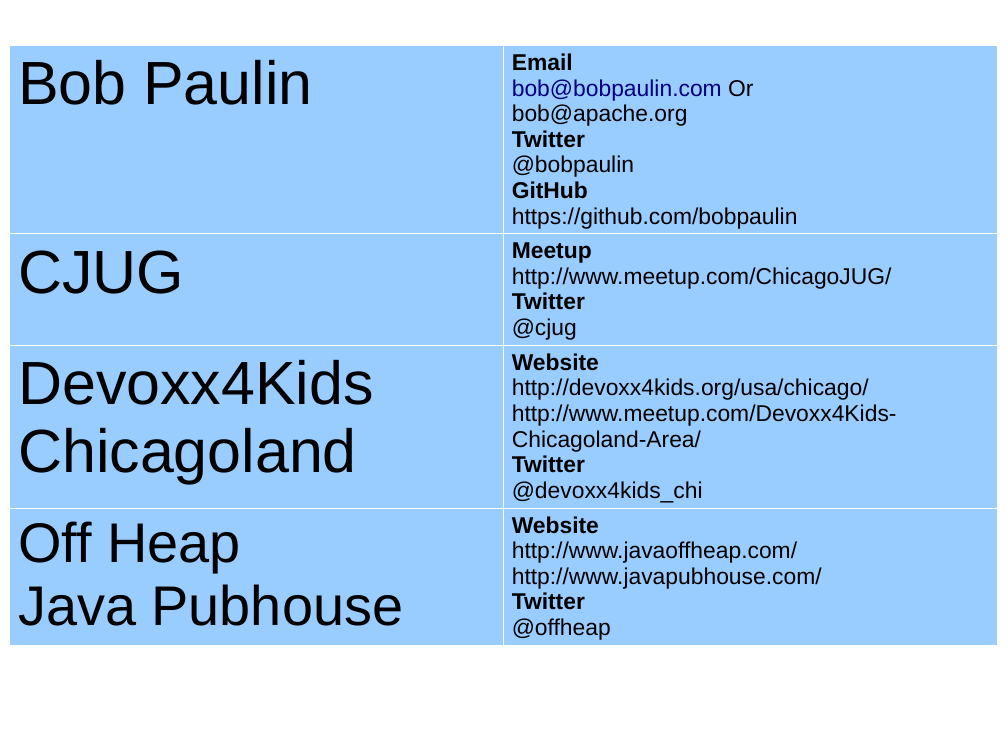
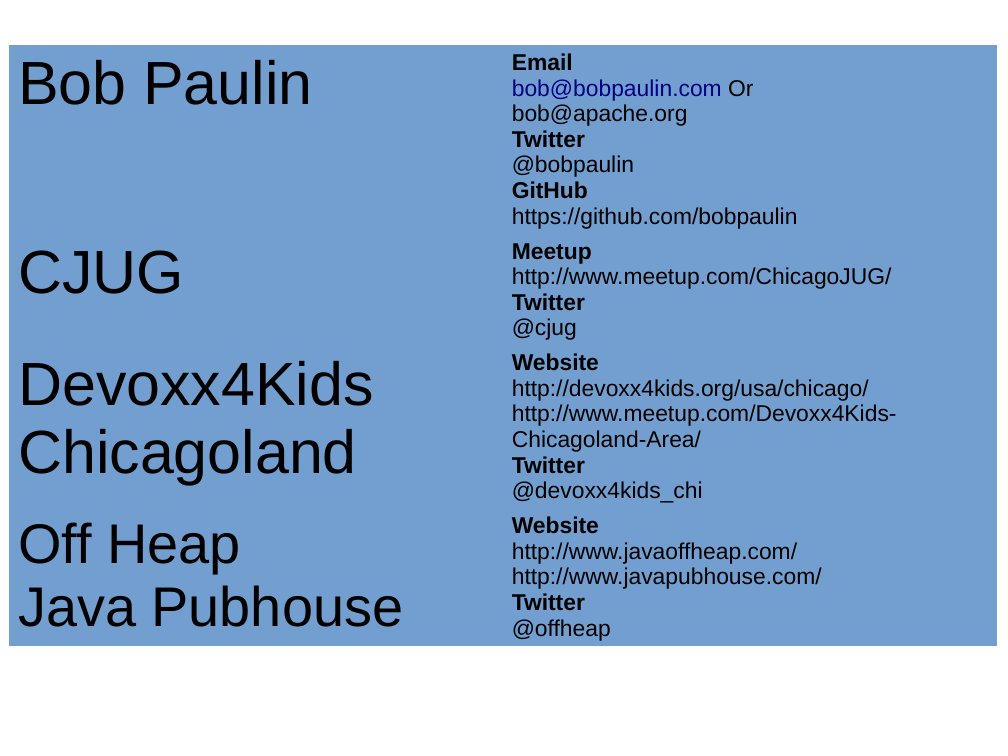
Before and after one commit to bobpaulin/whats-my-modularity, a slide deck: slide 56 of presentation/WhatsMyModularity.odp (slide 52 before the commit). Drawn at 1008x756 pixels with LibreOffice and Linux fonts; fonts in the diff are those of the drawing. Boxes give left, top, right and bottom in pixels: in the first picture for what was removed or moved away, otherwise in the second. Text is boxed around its words. In the diff, an @@ line names an element or a change of style, - is before the commit and + after.

```diff
--- a/presentation/WhatsMyModularity.odp
+++ b/presentation/WhatsMyModularity.odp
@@ table at (x1=9, y1=45, x2=997, y2=646) @@
@@ fill #99CCFF to #729FCF in 8 cells @@
@@ borders changed @@
```
Also in this commit, not shown: 19 other slides changed, 7 slides added, 3 slides removed.
